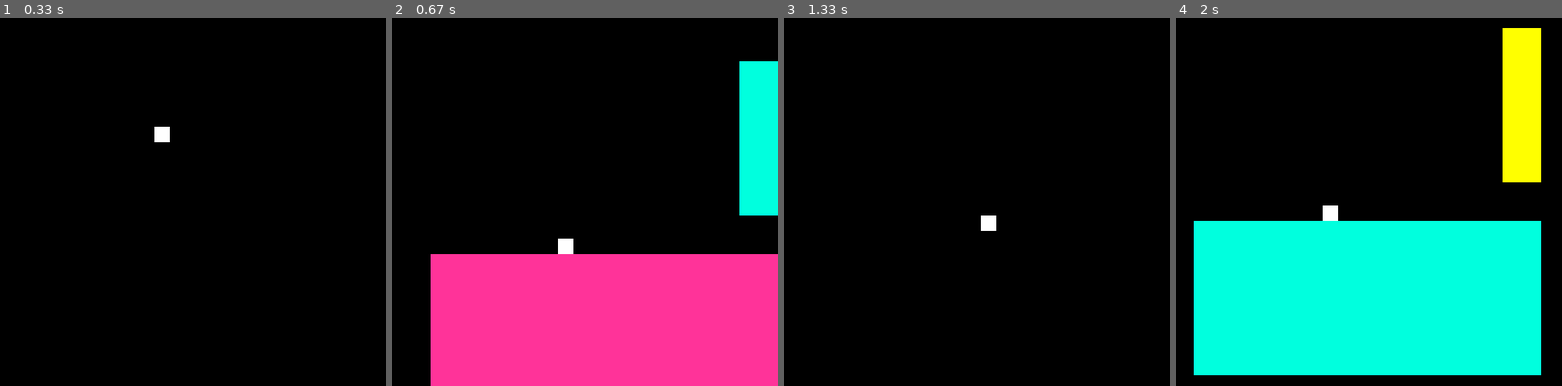
Above: before the commit, frames 1-4 (left to right).
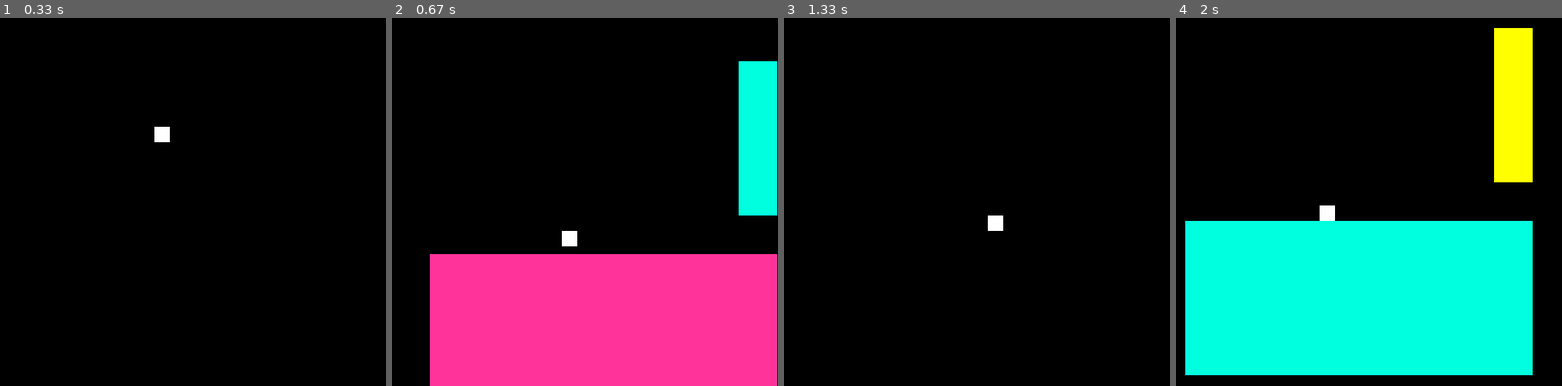
Above: after the commit, the same moments.

Repository: B-B-2-1/Learning_Pygames
Game: pygame game, started from Sidescroll game/sidescroll_Test2.py
The game is run twice, just before and just after one commit, with the same random seed, the same clock (stepped at 60 frames per second) and the same inputs.
Inputs:
- Up to frame 1 (0.33 s): no input
- Up to frame 2 (0.67 s): hold Right from 0.33 s (still down)
- Up to frame 3 (1.33 s): release Right at 0.8 s; hold Right 0.83-1.3 s
- Up to frame 4 (2 s): hold Left 1.33-1.87 s; hold Left from 1.9 s (still down)

Frame 1 is identical in both runs. In frame 2, 0.5% of the frame differs, in the area x 9-100%, y 11-100%; in frame 3, 0.2%; in frame 4, 3.8%, in the area x 2-95%, y 2-98%.

Commit message:
Some walljump fixes

Diff:
--- a/Sidescroll game/sidescroll_Test2.py
+++ b/Sidescroll game/sidescroll_Test2.py
@@ -52,8 +52,10 @@
                 elif self.v_speed<=0:
                     self.rect.top = rect.bottom
                     self.v_speed = 0
-        if not(coll) and self.v_speed<self.max_v_speed:
+        if not(coll):
             self.v_speed+=self.gravity
+        if self.v_speed>self.max_v_speed:
+            self.v_speed = self.max_v_speed
         if self.floorcollided == False and coll == True:
             print(ticks,self.v_speed)
             self.jumpable = True #first floorcoll
@@ -67,7 +69,7 @@
 
     def move_horizontal(self):
         if self.move_l or self.move_r or not(self.wallcollided or self.floorcollided):
-            self.rect.x+=self.h_speed
+            # self.rect.x+=self.h_speed
             if self.move_l:
                 if self.h_speed>-10:
                     self.h_speed-=1
@@ -78,6 +80,7 @@
                     self.h_speed+=1
                     if self.h_speed == 0:
                         self.h_speed = 1
+            self.rect.x+=self.h_speed
             coll = False
             for rect in rectangles:
                 if self.rect.colliderect(rect):
@@ -91,6 +94,7 @@
                 self.jumpable = True#First wall coll
                 self.max_v_speed = 5
             if self.wallcollided == True and coll == False:
+                self.wallJumpedRect = self.collidedRect
                 if not(self.floorcollided):
                     self.jumpable = False
                 self.max_v_speed = 20
--- a/Sidescroll game/tempCodeRunnerFile.py
+++ b/Sidescroll game/tempCodeRunnerFile.py
@@ -1 +1,7 @@
-p1.floorcollided
+
+rectangles.append(pygame.Rect(550,150,300,300))
+rectangles.append(pygame.Rect(550,50,50,100))
+rectangles.append(pygame.Rect(900,400,500,50))
+rectangles.append(pygame.Rect(1050,50,50,300))
+rectangles.append(pygame.Rect(1150,50,50,300))
+rectangles.append(pygame.Rect(1200,50,500,50))
